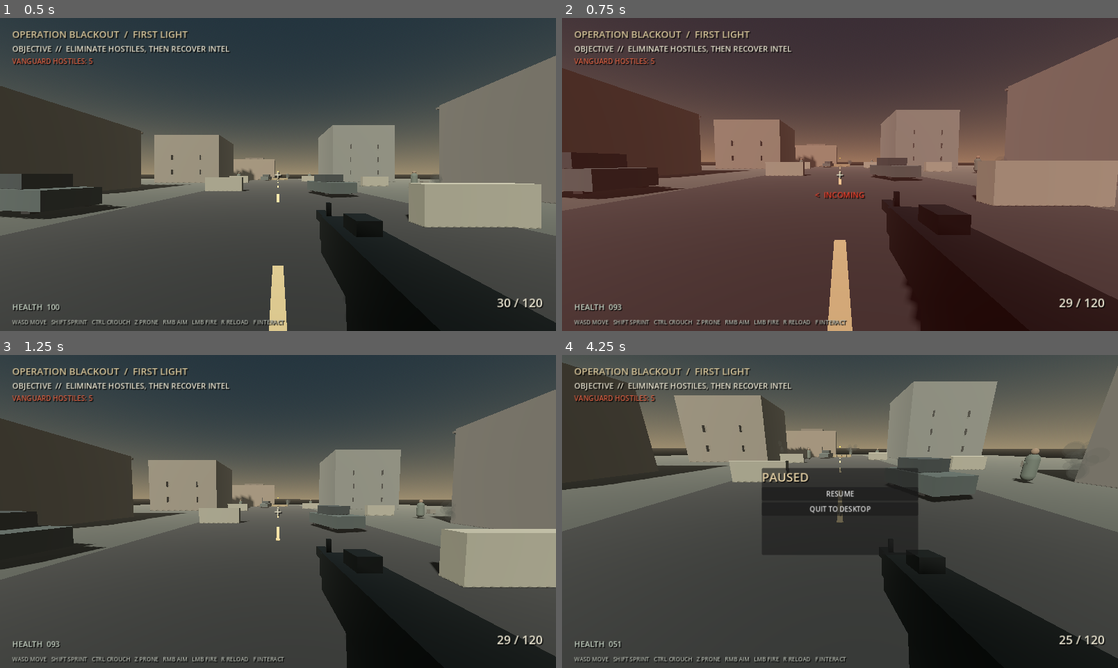
Above: before the commit, frames 1-4 (two rows, left to right).
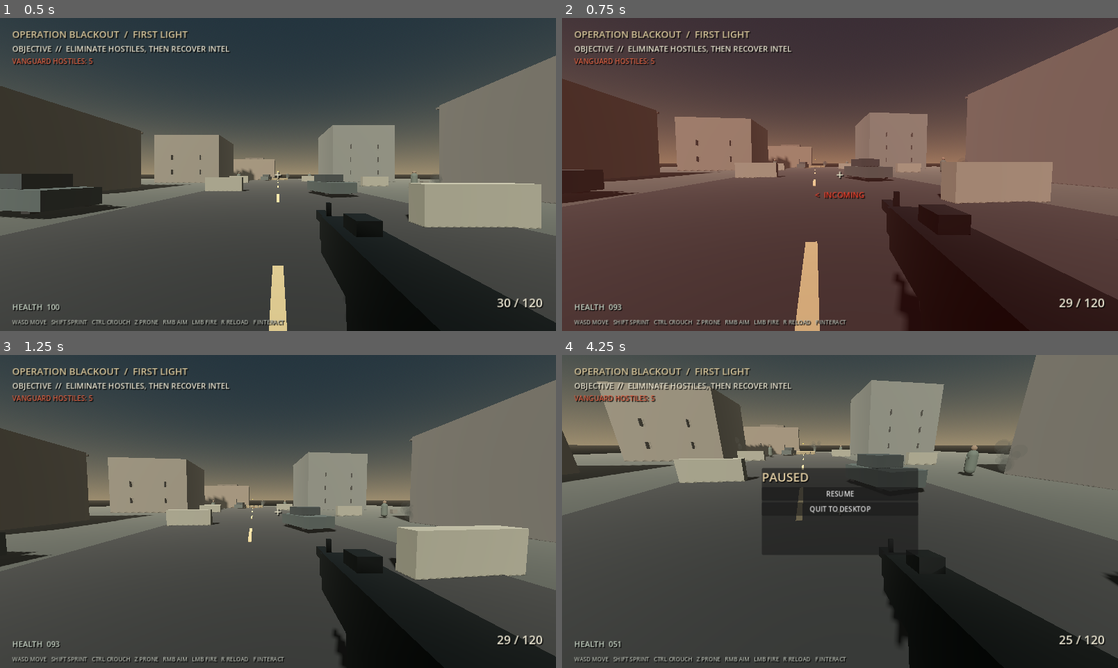
Above: after the commit, the same moments.

Repository: Liladizilla/operation-blackout
Game: Godot game, scene res://scenes/main.tscn
The game is run twice, just before and just after one commit, with the same random seed, the same clock (stepped at 60 frames per second) and the same inputs.
Inputs (mouse positions are in pixels of both pictures, inside the frame that each line leads up to):
- Up to frame 1 (0.5 s): no input
- Up to frame 2 (0.75 s): tap Enter at 0.5 s; move the mouse to (867, 174) at 0.52 s; hold W (move_forward) from 0.53 s (still down); tap Ctrl (crouch) at 0.6 s; click (867, 174) at 0.67 s
- Up to frame 3 (1.25 s): keep holding W (move_forward); tap Space (jump) at 0.77 s
- Up to frame 4 (4.25 s): keep holding W (move_forward); move the mouse to (812, 511) at 1.27 s; tap F (interact) at 1.35 s; click (812, 511) at 1.42 s; tap Space (jump) at 1.52, 3.02, 3.77 s; move the mouse to (851, 505) at 2.02 s; tap Z (prone) at 2.1 s; click (851, 505) at 2.17 s; move the mouse to (834, 517) at 2.77 s; tap Shift (sprint) at 2.85 s; click (834, 517) at 2.92 s; move the mouse to (878, 514) at 3.52 s; tap Ctrl (crouch) at 3.6 s; click (878, 514) at 3.67 s; tap Escape (pause) at 4.15 s

Frame 1 is identical in both runs. In frame 2, 13% of the frame differs, in the area x 0-100%, y 2-100%; in frame 3, 15%; in frame 4, 20%, in the area x 0-100%, y 0-96%.

Commit message:
Fix mouse-look input blocked by HUD controls

Diff:
--- a/scripts/player.gd
+++ b/scripts/player.gd
@@ -131,8 +131,10 @@
     front_sight.material_override = mat
     weapon_root.add_child(front_sight)
 
-func _unhandled_input(event: InputEvent) -> void:
-    if event is InputEventMouseMotion and Input.mouse_mode == Input.MOUSE_MODE_CAPTURED:
+func _input(event: InputEvent) -> void:
+    # Read mouse motion before full-screen HUD Controls can consume it.
+    # The camera should only rotate while the game owns the captured mouse.
+    if event is InputEventMouseMotion and Input.mouse_mode == Input.MOUSE_MODE_CAPTURED and not get_tree().paused:
         rotate_y(-event.relative.x * MOUSE_SENSITIVITY)
         pitch = clamp(pitch - event.relative.y * MOUSE_SENSITIVITY, deg_to_rad(-85), deg_to_rad(85))
         camera_pivot.rotation.x = pitch
